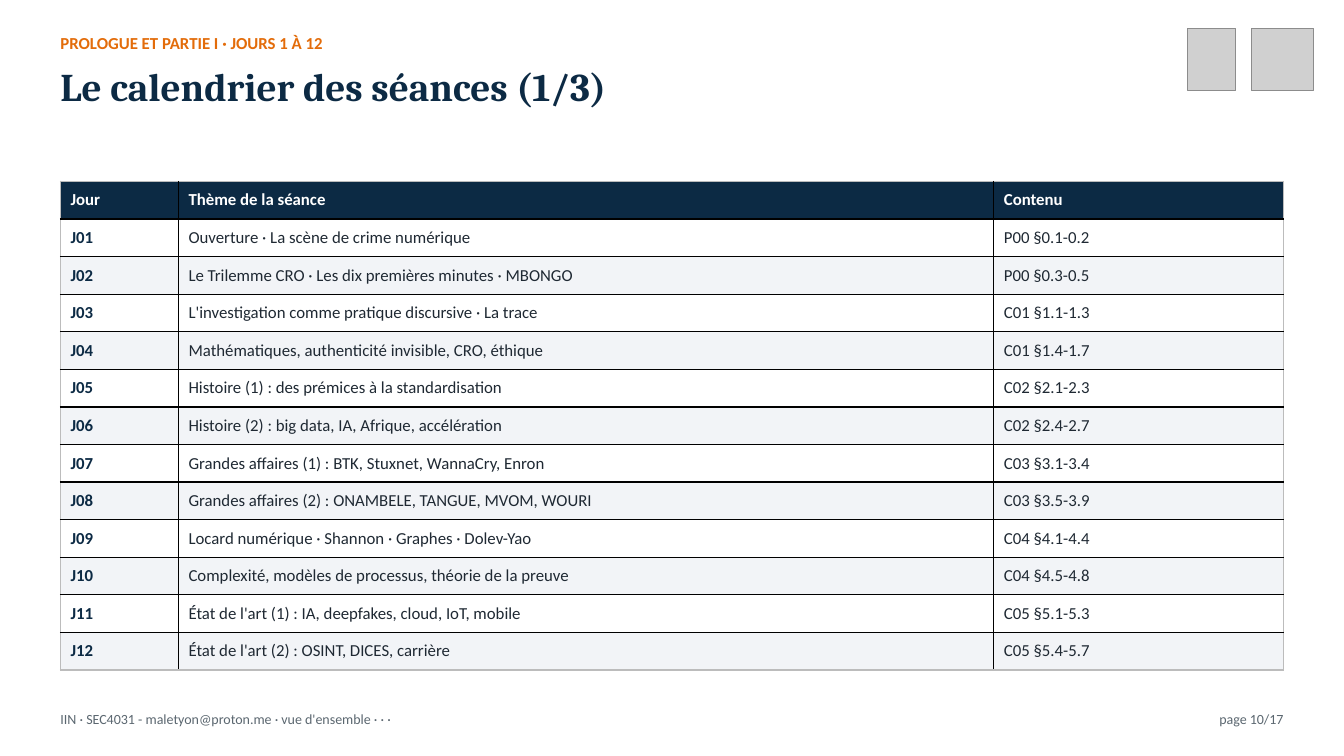
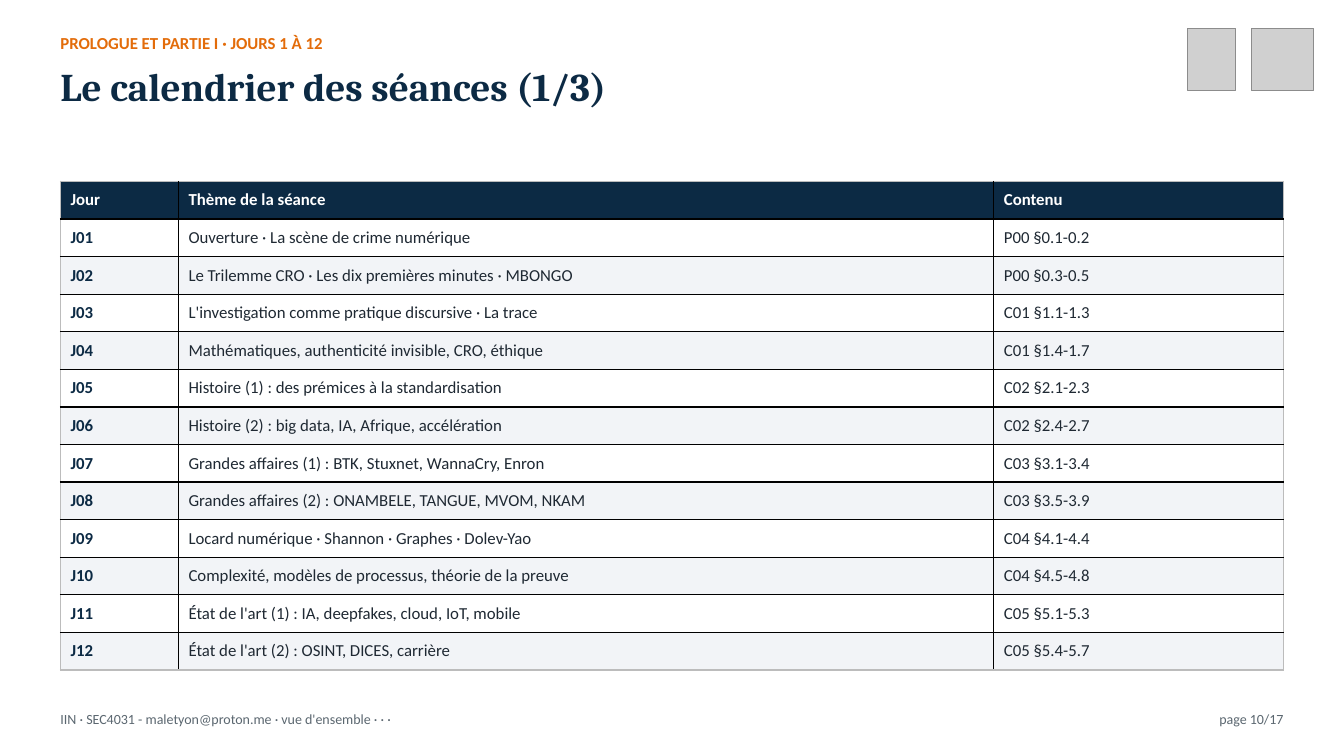
Before and after one commit to MaletYon/cours-iin, a slide deck: slide 10 of Présentation/IIN_00_vision_globale.pptx. Drawn at 1344x756 pixels with LibreOffice and Linux fonts; fonts in the diff are those of the drawing; grey boxes stand for pictures. Boxes give left, top, right and bottom in pixels: in the first picture for what was removed or moved away, otherwise in the second. Text is boxed around its words. In the diff, an @@ line names an element or a change of style, - is before the commit and + after.

```diff
--- a/Présentation/IIN_00_vision_globale.pptx
+++ b/Présentation/IIN_00_vision_globale.pptx
@@ table at (60,181,1284,670) @@
-row 9, column 2: Grandes affaires (2) : ONAMBELE, TANGUE, MVOM, WOURI
+row 9, column 2: Grandes affaires (2) : ONAMBELE, TANGUE, MVOM, NKAM
```
Also in this commit, not shown: 1 other slide changed, 52 other files.
